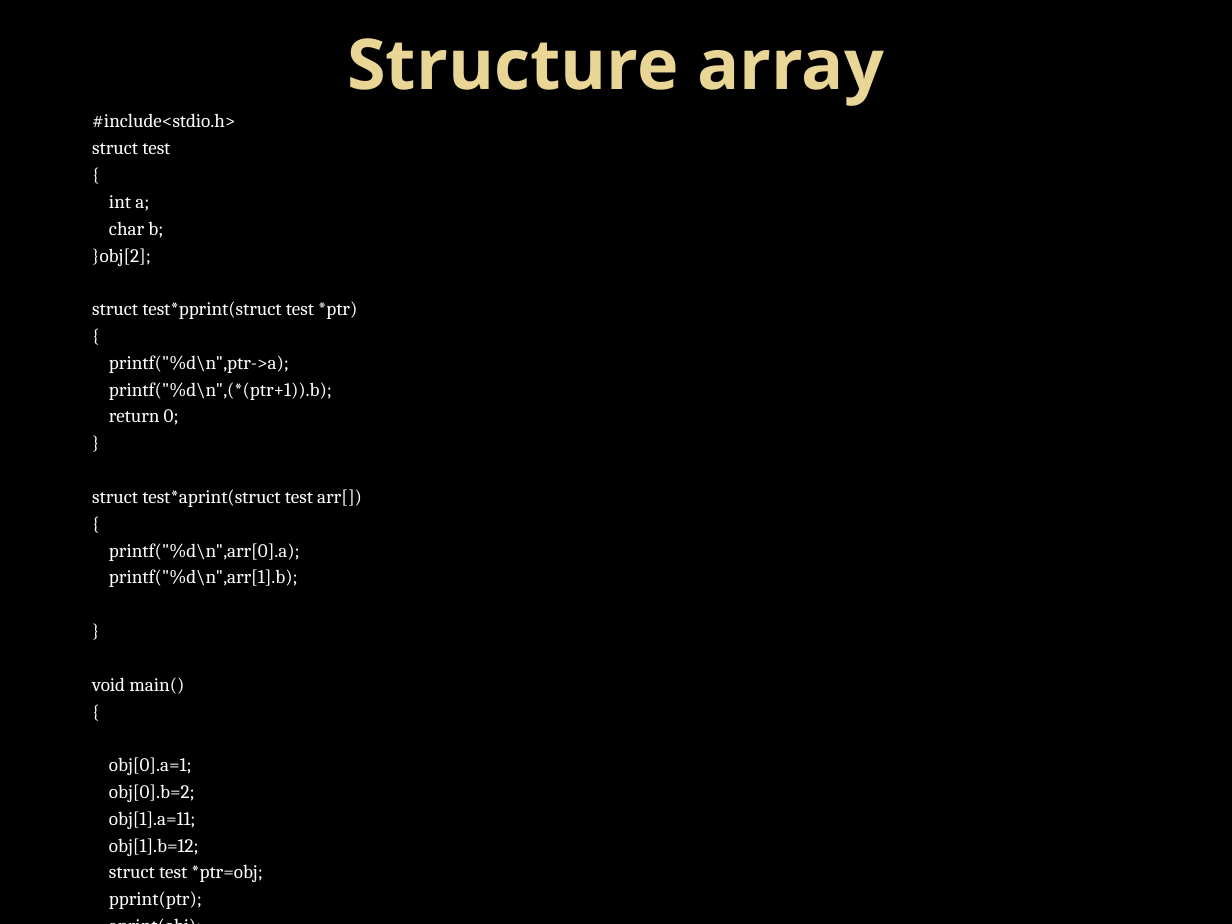
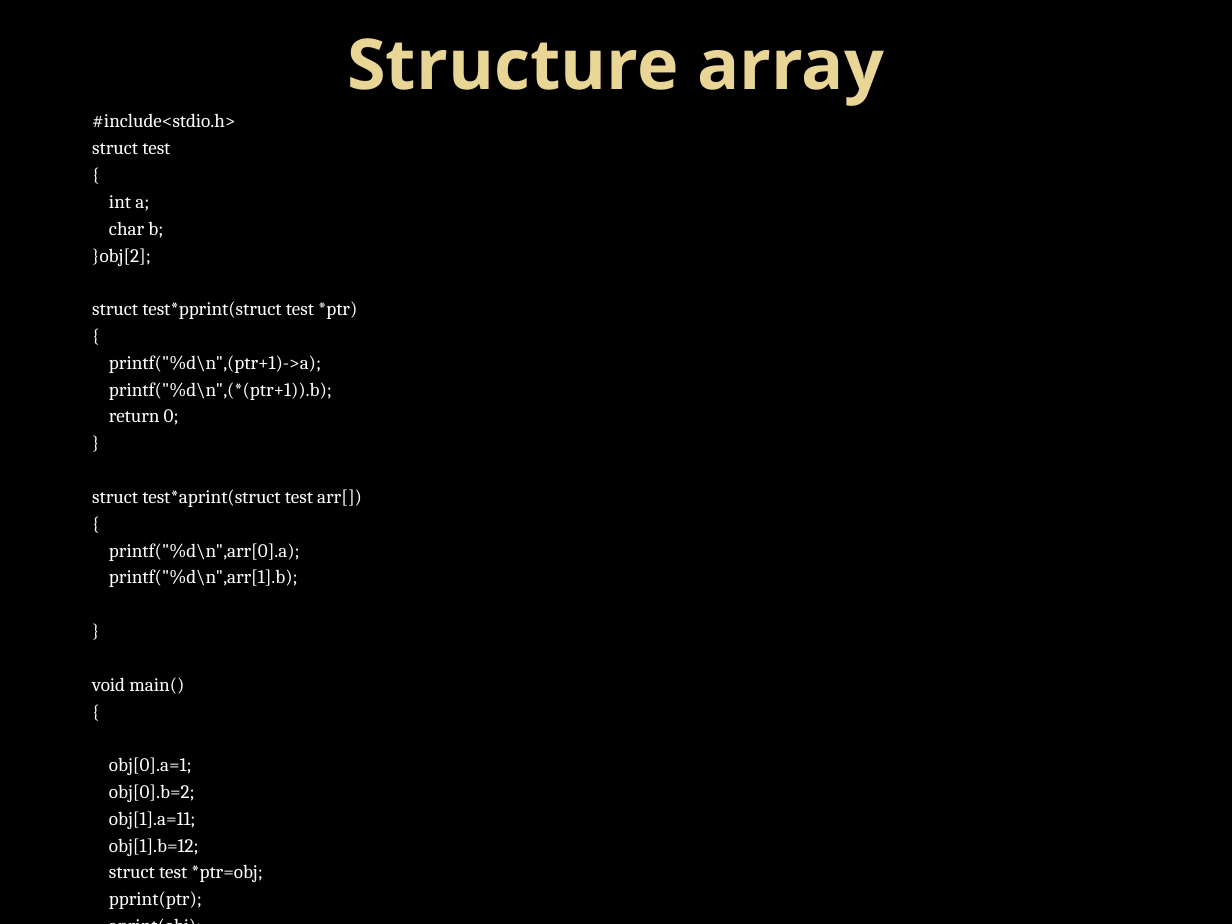
Before and after one commit to Mahesh-7/C_Programs, a slide deck: slide 10 of PPT/structure.pptx. Drawn at 1232x924 pixels with LibreOffice and Linux fonts; fonts in the diff are those of the drawing; background and template pictures are left out. Boxes give left, top, right and bottom in pixels: in the first picture for what was removed or moved away, otherwise in the second. Text is boxed around its words. In the diff, an @@ line names an element or a change of style, - is before the commit and + after.

```diff
--- a/PPT/structure.pptx
+++ b/PPT/structure.pptx
@@ text at <box>109,355,321,373</box>: text changed @@
-printf("%d\n",ptr->a);
+printf("%d\n",(ptr+1)->a);
```
Also in this commit, not shown: 6 other slides changed.
